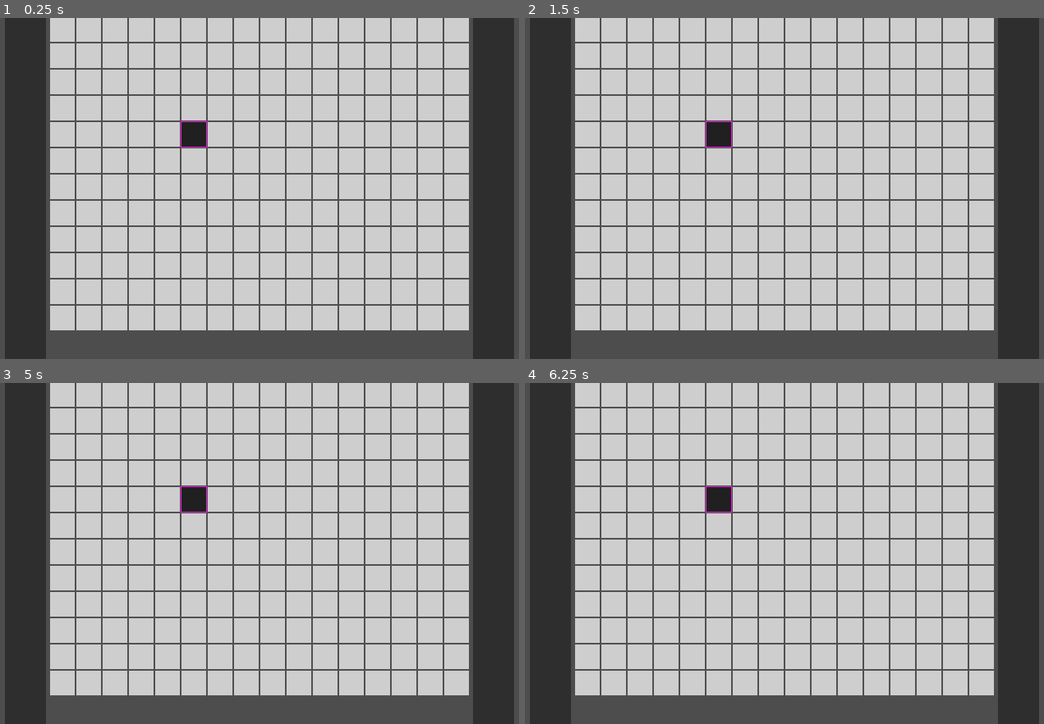
Above: before the commit, frames 1-4 (two rows, left to right).
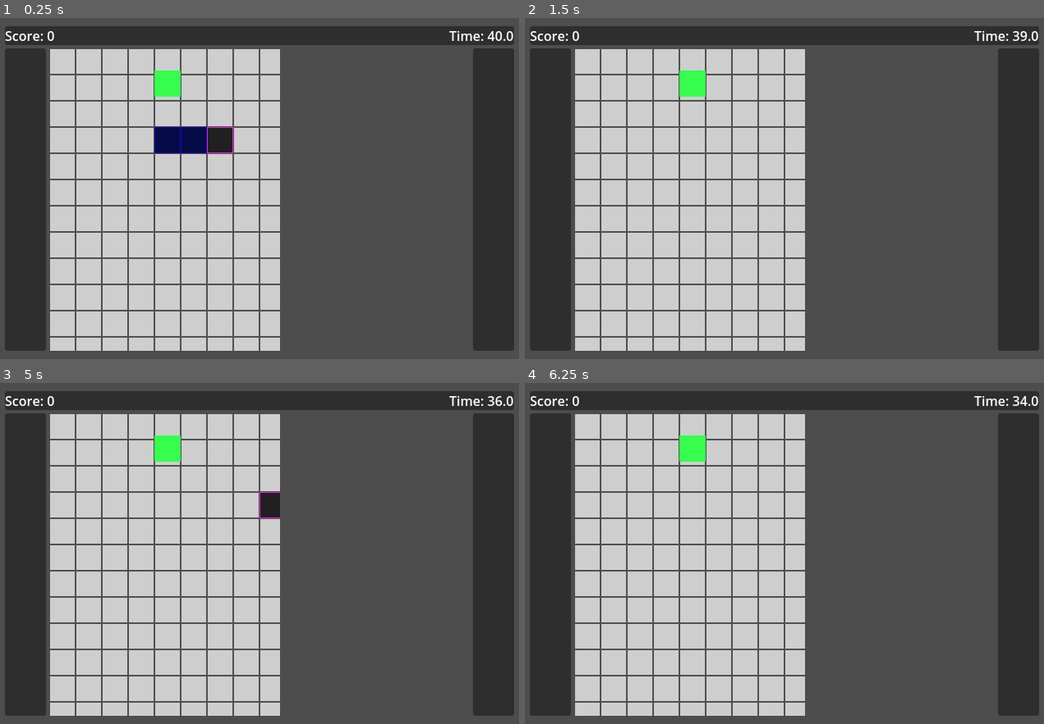
Above: after the commit, the same moments.

Repository: gogoraz/sr01
Game: Godot game, scene res://Scene/GameScreen.tscn
Two runs of this game, one before a commit and one after it. Both use one fixed random seed, a clock stepped at 60 frames per second and the inputs below.
Inputs:
- Up to frame 1 (0.25 s): no input
- Up to frame 2 (1.5 s): hold Right (ui_right) 0.53-1.28 s; hold Down (ui_down) from 1.28 s (still down)
- Up to frame 3 (5 s): tap Enter at 2, 3.5 s; release Down (ui_down) at 2.03 s; hold Right (ui_right) 2.03-2.78 s; tap Space at 2.75, 4.25 s; hold Up (ui_up) 2.78-3.53 s; hold Left (ui_left) from 3.53 s (still down)
- Up to frame 4 (6.25 s): release Left (ui_left) at 5.03 s; hold Down (ui_down) 5.03-5.78 s; hold Right (ui_right) from 5.78 s (still down)

The runs differ from the first frame. In frame 1, 43% of the frame differs, in the area x 0-100%, y 0-100%; in frame 2, 42%; in frame 3, 42%; in frame 4, 42%.

Commit message:
update gamesceen to stresh automatic 002

Diff:
--- a/Scene/GameScreen.tscn
+++ b/Scene/GameScreen.tscn
@@ -1,6 +1,6 @@
 [gd_scene load_steps=5 format=3 uid="uid://dq000rj66eihu"]
 
-[ext_resource type="PackedScene" uid="uid://d00dea4s1r3j5" path="res://Scene/Player.tscn" id="2_qye0c"]
+[ext_resource type="Script" uid="uid://dgfgnlrl2iuk4" path="res://Script/GameScreen.gd" id="1_hdfm1"]
 [ext_resource type="PackedScene" uid="uid://b7v1g72dkfo8i" path="res://Scene/main.tscn" id="2_vhnru"]
 [ext_resource type="Script" uid="uid://cp2allxiyb4cw" path="res://Script/GameState.gd" id="3_amvav"]
 [ext_resource type="Script" uid="uid://bvjh2n8fw2jbg" path="res://Script/FoodManager.gd" id="3_hdfm1"]
@@ -15,6 +15,7 @@
 theme_override_constants/margin_top = 10
 theme_override_constants/margin_right = 10
 theme_override_constants/margin_bottom = 10
+script = ExtResource("1_hdfm1")
 
 [node name="VerticalSplit" type="VBoxContainer" parent="."]
 layout_mode = 2
@@ -45,14 +46,15 @@
 [node name="GameViewportContainer" type="SubViewportContainer" parent="VerticalSplit/MainContent"]
 layout_mode = 2
 size_flags_horizontal = 3
+stretch = true
 
 [node name="SubViewport" type="SubViewport" parent="VerticalSplit/MainContent/GameViewportContainer"]
 handle_input_locally = false
+size = Vector2i(281, 369)
+size_2d_override_stretch = true
 render_target_update_mode = 4
 
 [node name="Main" parent="VerticalSplit/MainContent/GameViewportContainer/SubViewport" instance=ExtResource("2_vhnru")]
-
-[node name="Plear" parent="VerticalSplit/MainContent/GameViewportContainer/SubViewport/Main" instance=ExtResource("2_qye0c")]
 
 [node name="RightSidebar" type="PanelContainer" parent="VerticalSplit/MainContent"]
 custom_minimum_size = Vector2(50, 0)
--- a/Script/GameScreen.gd
+++ b/Script/GameScreen.gd
@@ -7,29 +7,77 @@
 @onready var game_state = $GameState
 @onready var food_manager = $FoodManager
 
-var grid_width = 20
-var grid_height = 13
+#var grid_width = 20
+#var grid_height = 13
 
+#func _ready():
+	## 1. КОНФИГУРИРАМЕ КОМПОНЕНТИТЕ НА ИГРАТА
+	#game_state.player = player
+	#game_state.score_label = score_label
+	#game_state.time_label = time_label
+	#game_state.food_manager = food_manager
+#
+	#food_manager.player = player
+	#food_manager.grid_width = grid_width
+	#food_manager.grid_height = grid_height
+#
+	## 2. КОНФИГУРИРАМЕ PLAYER И НЕГОВИТЕ ВЪТРЕШНИ КОМПОНЕНТИ
+	#player.grid_bounds = Vector2(grid_width, grid_height)
+	#player.start_position = Vector2(5 * Global.TILE_SIZE, 3 * Global.TILE_SIZE)
+	#
+	#var player_movement = player.get_node("PlayerMovement")
+	#var player_body = player.get_node("PlayerBody")
+	#
+	#player_movement.game_state = game_state
+	#player_movement.body_manager = player_body # Подаваме body_manager на movement_manager
+#
+	## 3. СВЪРЗВАМЕ СИГНАЛИТЕ
+	#player.food_eaten.connect(game_state._on_player_food_eaten)
+	#game_state.round_ended.connect(_on_round_ended)
+#
+	## 4. СТАРТИРАМЕ ИГРАТА
+	#game_state.start_new_round()
+	#print("GameScreen Ready and configured. Telling player to start.")
+
+# GameScreen.gd - _ready() (Нова версия)
 func _ready():
+	# Изчакваме един кадър, за да може UI контейнерите да се оразмерят.
+	await get_tree().process_frame
+
+	# --- НОВА ЛОГИКА ЗА ДИНАМИЧНО ОРАЗМЕРЯВАНЕ ---
+	# Вземаме реалния размер на нашия "прозорец" за игра.
+	var viewport_size = $VerticalSplit/MainContent/GameViewportContainer.size
+
+	# Изчисляваме колко клетки се събират в този размер.
+	var calculated_grid_width = floori(viewport_size.x / Global.TILE_SIZE)
+	var calculated_grid_height = floori(viewport_size.y / Global.TILE_SIZE)
+
+	# Задаваме на SubViewport-а да бъде с точния размер на решетката, за да няма изрязване.
+	$VerticalSplit/MainContent/GameViewportContainer/SubViewport.size = Vector2i(
+		calculated_grid_width * Global.TILE_SIZE,
+		calculated_grid_height * Global.TILE_SIZE
+	)
+
 	# 1. КОНФИГУРИРАМЕ КОМПОНЕНТИТЕ НА ИГРАТА
 	game_state.player = player
 	game_state.score_label = score_label
 	game_state.time_label = time_label
 	game_state.food_manager = food_manager
 
+	# Подаваме ИЗЧИСЛЕНИТЕ размери на FoodManager.
 	food_manager.player = player
-	food_manager.grid_width = grid_width
-	food_manager.grid_height = grid_height
+	food_manager.grid_width = calculated_grid_width
+	food_manager.grid_height = calculated_grid_height
 
-	# 2. КОНФИГУРИРАМЕ PLAYER И НЕГОВИТЕ ВЪТРЕШНИ КОМПОНЕНТИ
-	player.grid_bounds = Vector2(grid_width, grid_height)
+	# 2. КОНФИГУРИРАМЕ PLAYER
+	# Подаваме ИЗЧИСЛЕНИТЕ размери на Player.
+	player.grid_bounds = Vector2(calculated_grid_width, calculated_grid_height)
 	player.start_position = Vector2(5 * Global.TILE_SIZE, 3 * Global.TILE_SIZE)
 
 	var player_movement = player.get_node("PlayerMovement")
 	var player_body = player.get_node("PlayerBody")
-
 	player_movement.game_state = game_state
-	player_movement.body_manager = player_body # Подаваме body_manager на movement_manager
+	player_movement.body_manager = player_body
 
 	# 3. СВЪРЗВАМЕ СИГНАЛИТЕ
 	player.food_eaten.connect(game_state._on_player_food_eaten)
--- a/Script/GameState.gd
+++ b/Script/GameState.gd
@@ -37,12 +37,14 @@
 func start_new_round():
 	score = 0
 	is_playing = true
+	print("GameState: Starting new round, is_playing is now ", is_playing)
 	round_time_left = START_TIME
 
 	update_score_ui() # Използваме новата функция
 	update_time_ui()  # Използваме новата функция
 
 	player.reset_snake()
+	print("GameState: Telling player to start loop")
 	player.create_initial_body(2)
 
 	food_manager.clear_food()
--- a/Script/Player.gd
+++ b/Script/Player.gd
@@ -41,7 +41,10 @@
 	return cells
 
 func start_game_loop():
+	print("Player: Starting move timer")
 	move_timer.start()
+
+
 
 func _on_direction_changed(new_direction: Vector2):
 	if movement_manager.move_direction.abs() != new_direction.abs():
--- a/Script/PlayerMovement.gd
+++ b/Script/PlayerMovement.gd
@@ -11,7 +11,13 @@
 var grid_bounds = Vector2.ZERO
 
 func _on_timer_timeout():
-	if not game_state or not game_state.is_playing:
+	#if not game_state or not game_state.is_playing:
+		#return
+	if not game_state:
+		print("PlayerMovement: game_state is NULL!")
+		return
+	print("PlayerMovement: Timer timeout! is_playing is: ", game_state.is_playing)
+	if not game_state.is_playing:
 		return
 
 	var player = get_parent()
